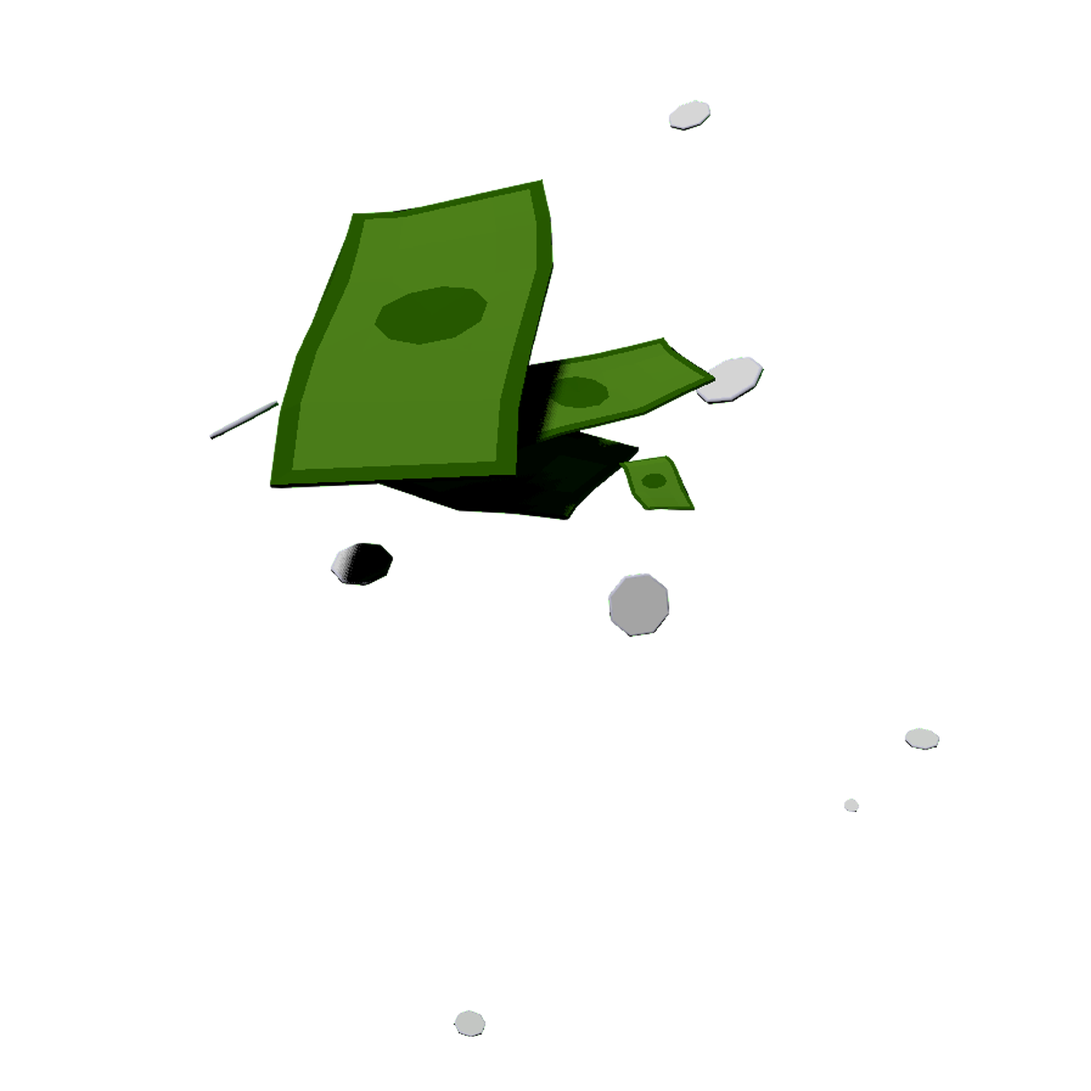
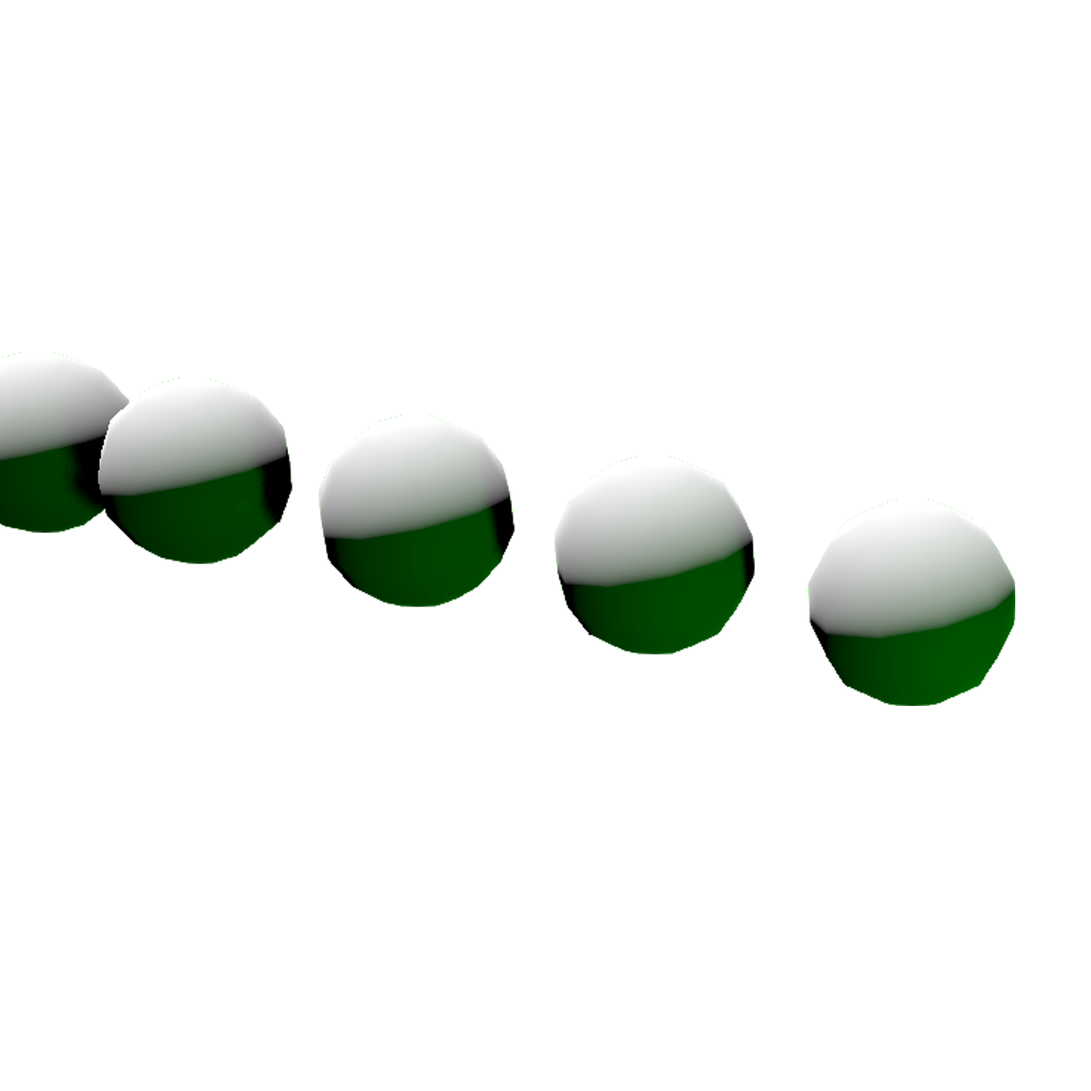
Comparing the layer stacks of the two 1091px x 1091px images. Changes:
added layer "DotTrail-2023-04-26T10:03:07.png" above "SupporterTrail-2023-04-26T09:59:53.png" over 0, 334, 1016, 734
hid "SupporterTrail-2023-04-26T09:59:53.png" over 171, 99, 971, 1038
